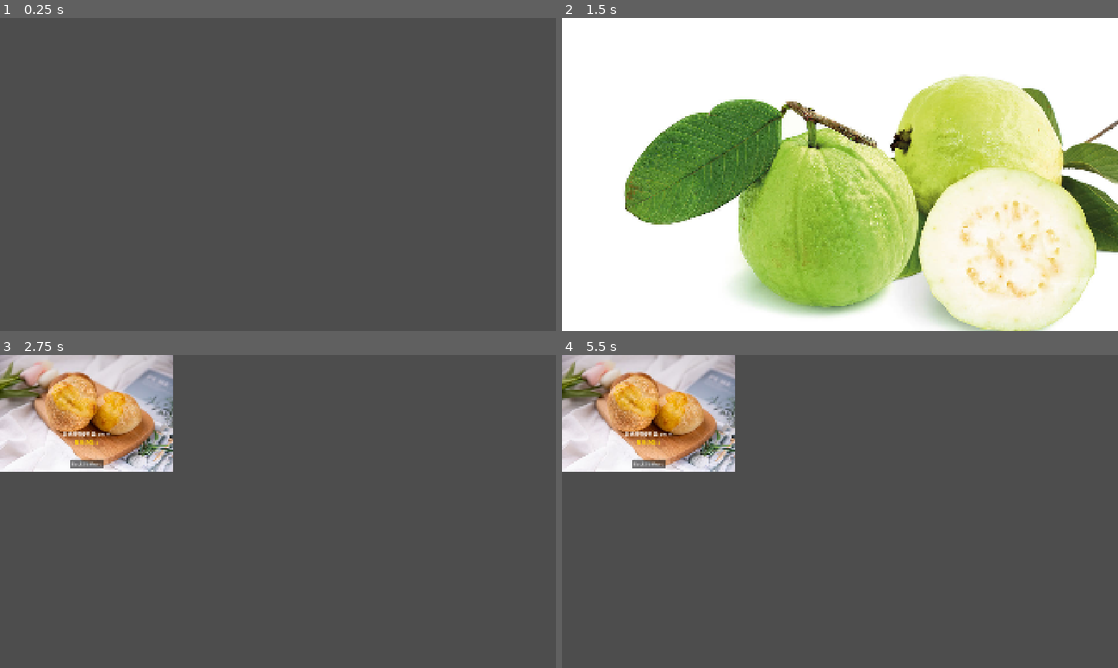
Above: before the commit, frames 1-4 (two rows, left to right).
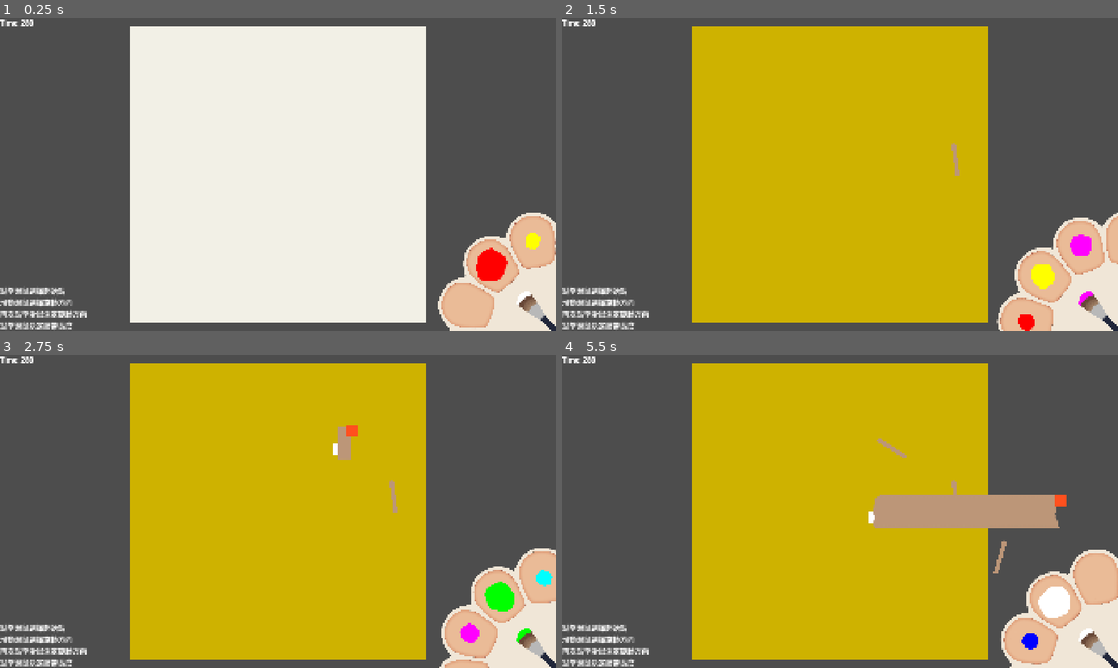
Above: after the commit, the same moments.

Repository: peterho2022/GGJ26TeamG
Game: Godot game, scene res://Scenes/GameScene.tscn
The game is run twice, just before and just after one commit, with the same random seed, the same clock (stepped at 60 frames per second) and the same inputs. This scene is started directly instead of the project's main scene. The engine's default icon, where the game draws it, is replaced by a stand-in: a white triangle on a blue panel in a dark square.
Inputs (mouse positions are in pixels of both pictures, inside the frame that each line leads up to):
- Up to frame 1 (0.25 s): no input
- Up to frame 2 (1.5 s): tap Enter (commit_color) at 0.5 s; move the mouse to (962, 158) at 0.52 s; hold Space (ui_select) 0.53-1.25 s; click (962, 158) at 0.67 s; drag from (728, 190) to (812, 237) at 1.27 s
- Up to frame 3 (2.75 s): move the mouse to (333, 442) at 2.02 s; hold Z (undo_tape) from 2.03 s (still down); click (333, 442) at 2.17 s; tap Space (ui_select) at 2.3 s
- Up to frame 4 (5.5 s): release Z (undo_tape) at 2.75 s; drag from (812, 574) to (673, 464) at 2.77 s; move the mouse to (1006, 558) at 3.52 s; hold Space (ui_select) 3.53-4.25 s; tap R at 3.6 s; click (1006, 558) at 3.67 s; drag from (673, 464) to (756, 433) at 4.27 s; move the mouse to (867, 511) at 5.02 s; hold Space (ui_select) from 5.03 s (still down); tap 2 at 5.1 s; click (867, 511) at 5.17 s

The runs differ from the first frame. In frame 1, 58% of the frame differs, in the area x 0-100%, y 0-100%; in frame 2, 99%; in frame 3, 66%; in frame 4, 68%.

Commit message:
feat: Add ui widget to game scene, wip

Diff:
--- a/Scenes/ColorPalette.tscn
+++ b/Scenes/ColorPalette.tscn
@@ -8,7 +8,9 @@
 [ext_resource type="Texture2D" uid="uid://c0s47txu4cjlr" path="res://Assets/ui/brush.png" id="6_esg4g"]
 [ext_resource type="Texture2D" uid="uid://bduxdj7yt30et" path="res://Assets/ui/color-brush.png" id="7_vytcn"]
 
-[node name="Node2D" type="Node2D" unique_id=309064810]
+[node name="Node2D" type="Control" unique_id=1352668564]
+layout_mode = 3
+anchors_preset = 0
 rotation = 0.26258096
 script = ExtResource("1_bdiod")
 
--- a/Scenes/ColorPaletteController.gd
+++ b/Scenes/ColorPaletteController.gd
@@ -1,4 +1,4 @@
-extends Node2D
+extends Control
 
 class_name ColorPaletteController
 
--- a/Scenes/ColorPaletteTest.gd
+++ b/Scenes/ColorPaletteTest.gd
@@ -4,7 +4,7 @@
 
 # Called when the node enters the scene tree for the first time.
 func _ready() -> void:
-	color_palette = $ColorPalette
+	color_palette = $CanvasLayer/ColorPalette
 	color_palette.setup([
 		Color(1, 0, 0, 1),
 		Color(1, 1, 0, 1),
--- a/Scenes/CountdownTimer.gd
+++ b/Scenes/CountdownTimer.gd
@@ -1,4 +1,4 @@
-extends Node2D
+extends Control
 
 @export var prefix: String
 @export var duration_sec: float = 10.0   # 到期時間（秒）
--- a/Scenes/CountdownTimer.tscn
+++ b/Scenes/CountdownTimer.tscn
@@ -7,12 +7,15 @@
 outline_size = 2
 shadow_size = 5
 
-[node name="Node2D" type="Node2D" unique_id=307437381 node_paths=PackedStringArray("target_label")]
+[node name="Node2D" type="Control" unique_id=2072100555 node_paths=PackedStringArray("target_label")]
+layout_mode = 3
+anchors_preset = 0
 script = ExtResource("1_h7yud")
 prefix = "Time Left: "
 target_label = NodePath("Label")
 
 [node name="Label" type="Label" parent="." unique_id=1382024683]
+layout_mode = 0
 offset_right = 115.0
 offset_bottom = 35.0
 text = "Time: 280"
--- a/Scenes/GameScene.tscn
+++ b/Scenes/GameScene.tscn
@@ -1,16 +1,34 @@
 [gd_scene format=3 uid="uid://cqne4fbxwj7s1"]
 
-[sub_resource type="GDScript" id="GDScript_gjbiy"]
-script/source = "extends Node
-func _ready():
-	print(\"進入關卡！目前是第 \" + str(GameManager.current_level_index + 1) + \" 關\")
-
-func _input(event):
-	# 按下 Space 模擬過關
-	if event.is_action_pressed(\"ui_select\"):
-		print(\"呼叫 Next Level\")
-		GameManager.load_next_level()
-"
+[ext_resource type="PackedScene" uid="uid://usjhj47xc03v" path="res://Scenes/ColorPalette.tscn" id="1_3mbwn"]
+[ext_resource type="Script" uid="uid://ddqo6612a0gdx" path="res://Scenes/ColorPaletteTest.gd" id="1_lohlh"]
+[ext_resource type="PackedScene" uid="uid://yb7yjlml87ml" path="res://Scenes/HintText.tscn" id="2_jwv4s"]
+[ext_resource type="PackedScene" uid="uid://cr1xd40m6c63g" path="res://Scenes/CountdownTimer.tscn" id="3_lohlh"]
+[ext_resource type="PackedScene" uid="uid://blc1ihyn1ej04" path="res://Scenes/canvas_layer.tscn" id="4_jwv4s"]
+[ext_resource type="PackedScene" uid="uid://jid3ns4n5sbs" path="res://MuryanTest/main.tscn" id="6_kilg5"]
 
 [node name="GameScene" type="Node2D" unique_id=512451013]
-script = SubResource("GDScript_gjbiy")
+script = ExtResource("1_lohlh")
+
+[node name="CanvasLayer" parent="." unique_id=1475209388 instance=ExtResource("4_jwv4s")]
+
+[node name="ColorPalette" parent="CanvasLayer" unique_id=309064810 instance=ExtResource("1_3mbwn")]
+anchors_preset = 3
+anchor_left = 1.0
+anchor_top = 1.0
+anchor_right = 1.0
+anchor_bottom = 1.0
+grow_horizontal = 0
+grow_vertical = 0
+rotation = -0.5235988
+scale = Vector2(0.5, 0.5)
+
+[node name="HintText" parent="CanvasLayer" unique_id=1634114030 instance=ExtResource("2_jwv4s")]
+anchors_preset = 2
+anchor_top = 1.0
+anchor_bottom = 1.0
+grow_vertical = 0
+
+[node name="CountdownTimer" parent="CanvasLayer" unique_id=307437381 instance=ExtResource("3_lohlh")]
+
+[node name="Main" parent="." unique_id=1294165700 instance=ExtResource("6_kilg5")]
--- a/Scenes/HintText.tscn
+++ b/Scenes/HintText.tscn
@@ -3,9 +3,12 @@
 [sub_resource type="LabelSettings" id="LabelSettings_61f7q"]
 font_size = 25
 
-[node name="Node2D" type="Node2D" unique_id=1634114030]
+[node name="Node2D" type="Control" unique_id=2145139494]
+layout_mode = 3
+anchors_preset = 0
 
 [node name="Label" type="Label" parent="." unique_id=973282112]
+layout_mode = 1
 anchors_preset = 2
 anchor_top = 1.0
 anchor_bottom = 1.0
--- /dev/null
+++ b/Scenes/canvas_layer.tscn
@@ -0,0 +1,3 @@
+[gd_scene format=3 uid="uid://blc1ihyn1ej04"]
+
+[node name="CanvasLayer" type="CanvasLayer" unique_id=1475209388]
